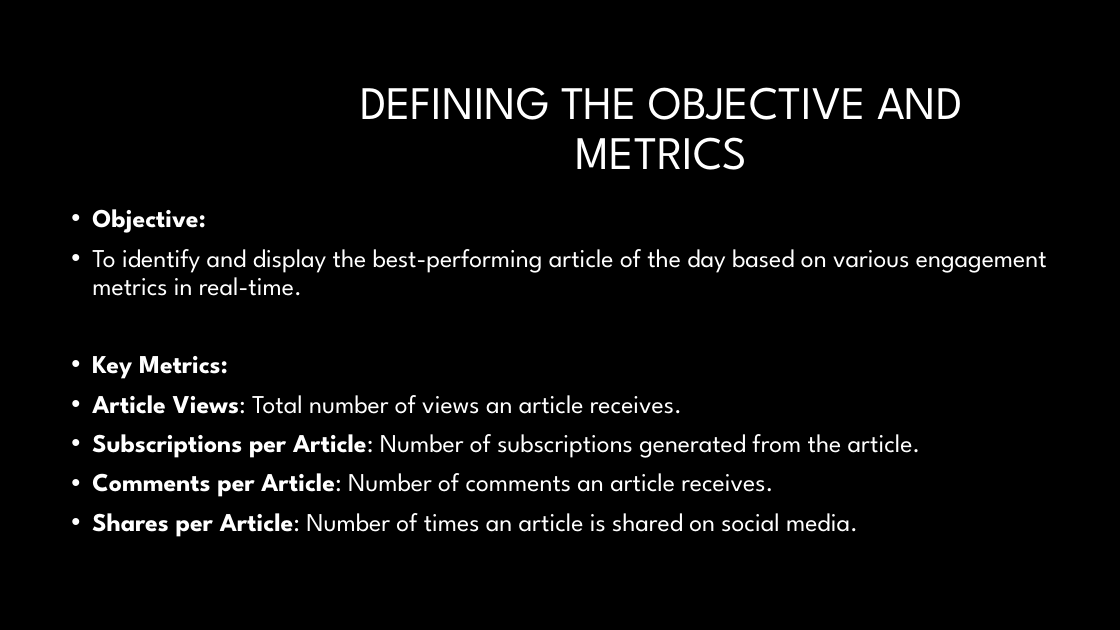
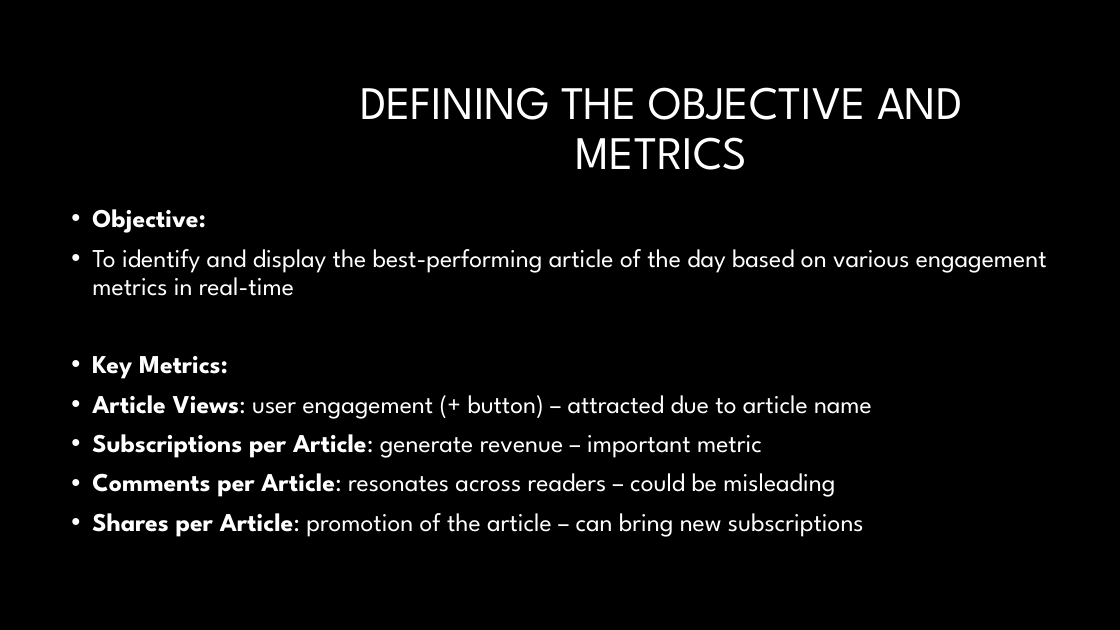
Before and after one commit to JaroslavKotrba/ChallengeNZZ, a slide deck: slide 2 of Jaroslav_Kotrba_NZZ.pptx. Drawn at 1120x630 pixels with LibreOffice and Linux fonts; fonts in the diff are those of the drawing; background and template pictures are left out. Boxes give left, top, right and bottom in pixels: in the first picture for what was removed or moved away, otherwise in the second. Text is boxed around its words. In the diff, an @@ line names an element or a change of style, - is before the commit and + after.

```diff
--- a/Jaroslav_Kotrba_NZZ.pptx
+++ b/Jaroslav_Kotrba_NZZ.pptx
@@ text at bbox=[92, 249, 1047, 296]: text changed @@
-• To identify and display the best-performing article of the day based on various engagement metrics in real-time.
+• To identify and display the best-performing article of the day based on various engagement metrics in real-time
@@ text at bbox=[92, 395, 872, 537]: text changed @@
-• Article Views: Total number of views an article receives.
-• Subscriptions per Article: Number of subscriptions generated from the article.
-• Comments per Article: Number of comments an article receives.
-• Shares per Article: Number of times an article is shared on social media.
+• Article Views: user engagement (+ button) – attracted due to article name
+• Subscriptions per Article: generate revenue – important metric
+• Comments per Article: resonates across readers – could be misleading
+• Shares per Article: promotion of the article – can bring new subscriptions
```
Also in this commit, not shown: 2 other slides changed, 1 slide added, 1 slide removed.
